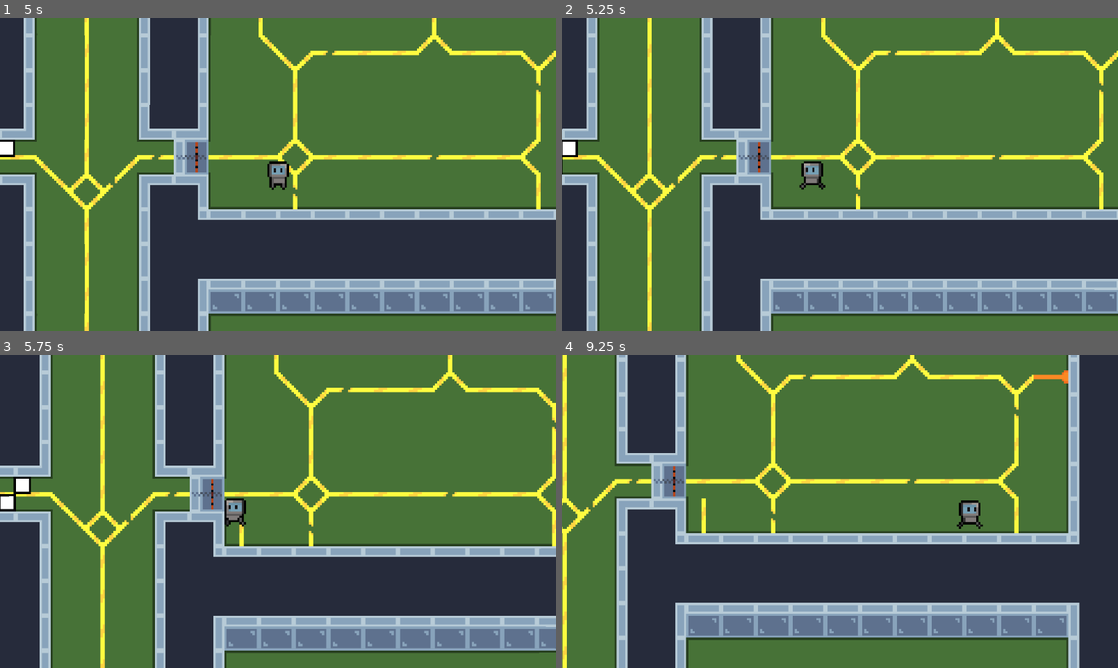
Above: before the commit, frames 1-4 (two rows, left to right).
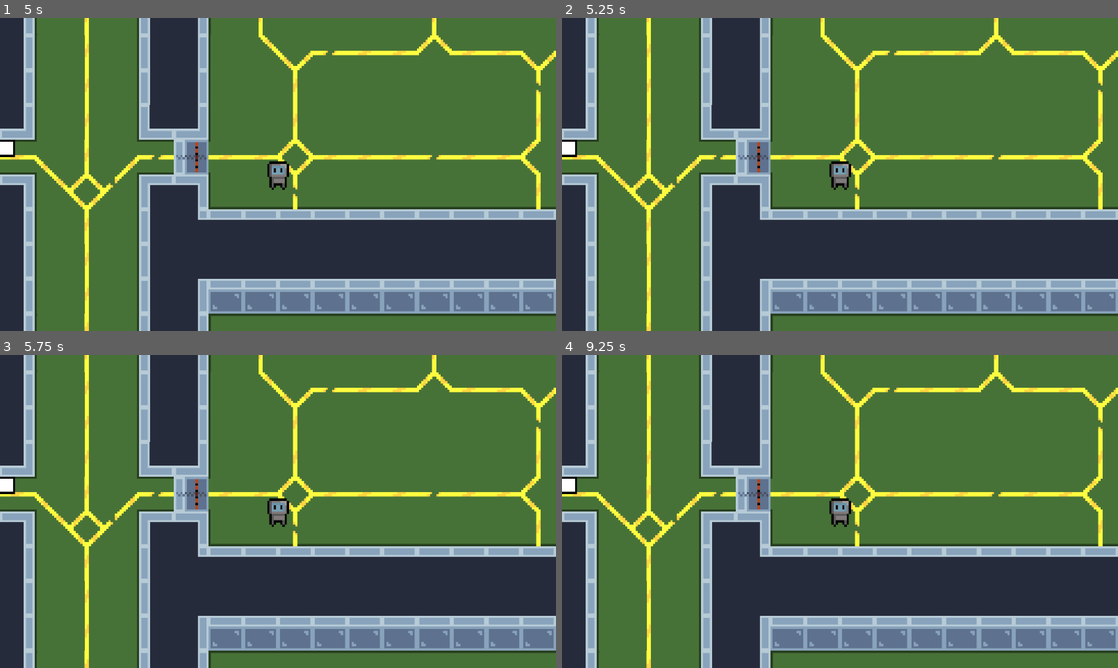
Above: after the commit, the same moments.

Repository: CosmiCZephyR/CyberChip
Game: Godot game, scene res://Menus/SPLASH_TEAM.tscn
The game is run twice, just before and just after one commit, with the same random seed, the same clock (stepped at 60 frames per second) and the same inputs.
Inputs (mouse positions are in pixels of both pictures, inside the frame that each line leads up to):
- Up to frame 1 (5 s): tap Enter at 0.5 s; move the mouse to (400, 158) at 0.52 s; hold D (right) 0.53-1.28 s; tap Q (repairing) at 0.6, 1.55, 2.3, 3.05 s; move the mouse to (166, 190) at 1.27 s; hold S (down) 1.28-2.03 s; click (166, 190) at 1.35 s; tap Space at 2 s; move the mouse to (333, 105) at 2.02 s; hold D (right) 2.03-3.5 s; tap Shift (copterAttack) at 2.1 s; move the mouse to (250, 237) at 2.77 s; tap 2 (electroShock) at 2.85 s; click (255, 187) at 3.5 s; click (255, 187) at 4.25 s
- Up to frame 2 (5.25 s): tap Enter at 5 s; move the mouse to (1006, 221) at 5.02 s; hold A (left) from 5.03 s (still down); tap E (interaction) at 5.1 s
- Up to frame 3 (5.75 s): keep holding A (left); tap Q (repairing) at 5.3 s
- Up to frame 4 (9.25 s): move the mouse to (673, 464) at 5.77 s; tap 3 (magneticShock) at 5.85 s; tap Q (repairing) at 6.05, 6.8, 7.55, 8.1, 8.85 s; move the mouse to (867, 511) at 6.52 s; release A (left) at 6.53 s; hold S (down) 6.53-7.28 s; tap 1 (magnetism) at 6.6 s; move the mouse to (756, 433) at 7.27 s; hold D (right) from 7.28 s (still down); tap W (movement) at 7.35 s; move the mouse to (962, 495) at 8.02 s; move the mouse to (728, 527) at 8.77 s

Frame 1 is identical in both runs. In frame 2, 3.5% of the frame differs, in the area x 0-100%, y 0-100%; in frame 3, 23%; in frame 4, 55%.
Error before the commit: Cannot call method 'get_used_cells' on a null value. (res://scripts/WiresManager.gd:64)
Error after the commit: Parse Error: Too many arguments for "activate_repairing()" call. Expected at most 1 but received 2. (res://entities/Player/player.gd:66)

Commit message:
Minor fixes

Diff:
--- a/InventorySystem/MainInventory.tscn
+++ b/InventorySystem/MainInventory.tscn
@@ -2,7 +2,7 @@
 
 [ext_resource type="Script" path="res://InventorySystem/InventoryContainer.gd" id="1_1t8vh"]
 [ext_resource type="Texture2D" uid="uid://dhu8mlohf8cui" path="res://sprites/TileMap2.png" id="2_b1d7w"]
-[ext_resource type="PackedScene" uid="uid://ch51yc7etmtt3" path="res://UI/InventoryRect.tscn" id="3_ytkud"]
+[ext_resource type="PackedScene" uid="uid://ch51yc7etmtt3" path="res://InventorySystem/UI/InventoryRect.tscn" id="3_ytkud"]
 
 [sub_resource type="TileSetAtlasSource" id="TileSetAtlasSource_4xs16"]
 texture = ExtResource("2_b1d7w")
@@ -30,7 +30,3 @@
 [node name="InventoryContainer" parent="." instance=ExtResource("3_ytkud")]
 offset_left = 144.0
 offset_right = 224.0
-
-[node name="Control" type="GridContainer" parent="."]
-offset_right = 144.0
-offset_bottom = 192.0
--- a/InventorySystem/UI/InventoryRect.gd
+++ b/InventorySystem/UI/InventoryRect.gd
@@ -2,8 +2,8 @@
 
 var inventory = preload("res://InventorySystem/Resouces/Inventory.tres")
 
-func _can_drop_data(at_position, data):
+func _can_drop_data(_at_position, data):
 	return data is Dictionary and data.has("item")
 
-func _drop_data(at_position, data):
+func _drop_data(_at_position, data):
 	inventory.set_item(data.item_index, data.item)
--- a/abilities/repairing/Repairing.gd
+++ b/abilities/repairing/Repairing.gd
@@ -19,8 +19,7 @@
 func is_necessary_tile(id, atlas_coords, coords_dict):
 	return id == 1 and atlas_coords in coords_dict
 
-@warning_ignore("shadowed_variable_base_class")
-func activate_repairing(_tilemap: TileMap, owner) -> void:
+func activate_repairing(_tilemap: TileMap) -> void:
 	var tile_info = get_tile_info(_tilemap, tile_pos)
 	tile_id = tile_info[0]
 	tile_atlas_coords = tile_info[1]
